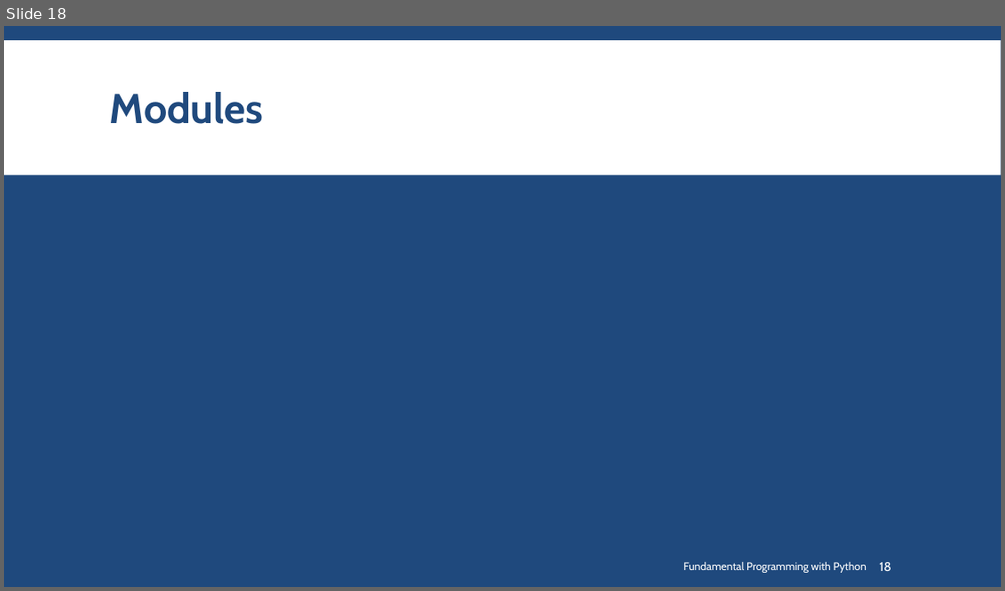
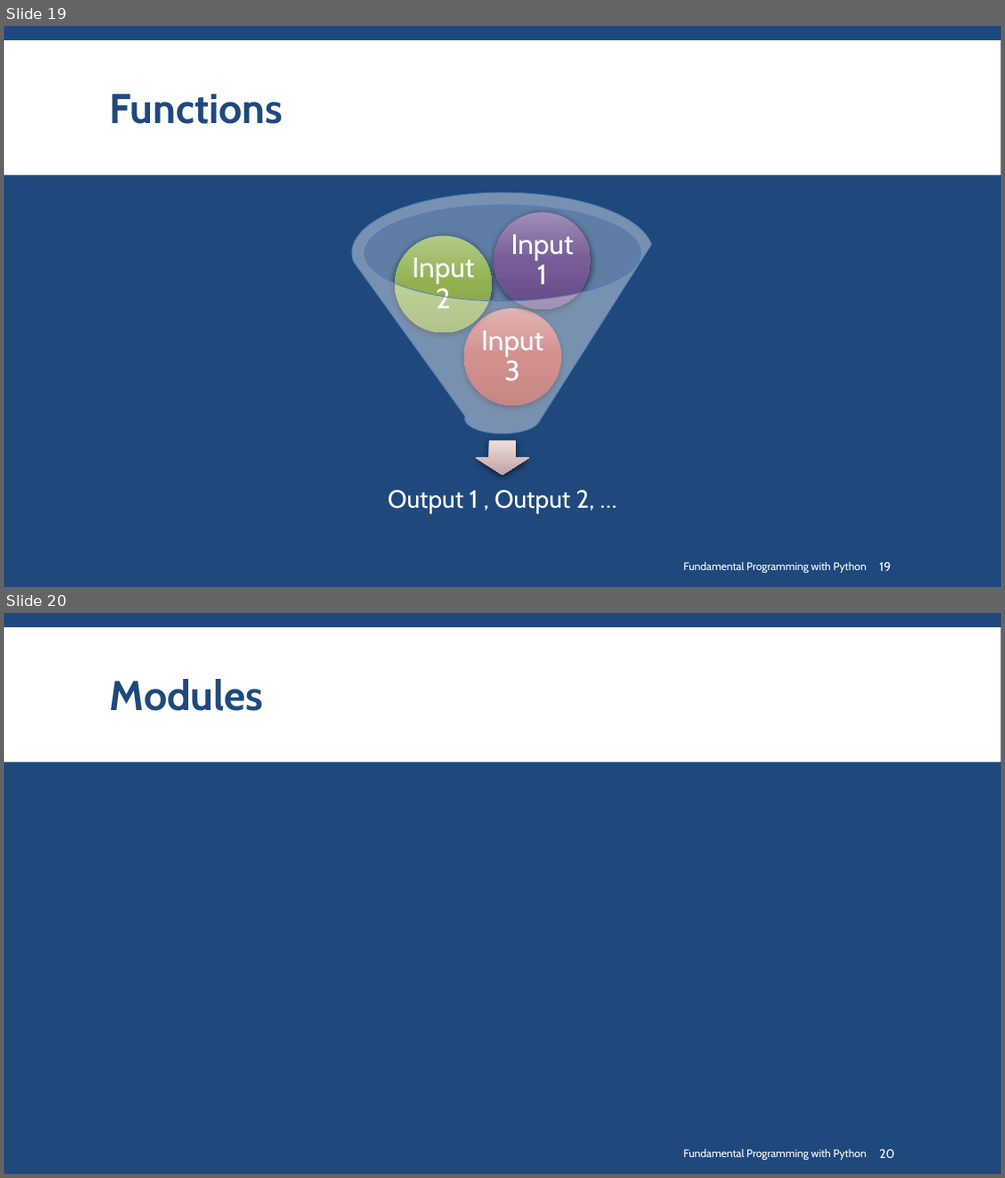
Before and after one commit to SharifPythonSpace/Course1401, a slide deck: Slide/07-What is Function.pptx. Shown one above the other, each under a label of ours: slide 18 before the commit, slides 19 and 20 after it. The pictures are 1005x591 and 1005x1178 pixels, drawn with LibreOffice and Linux fonts; fonts in the diff are those of the drawing; background and template pictures are left out. Boxes give left, top, right and bottom in pixels: in the first picture for what was removed or moved away, otherwise in the second. Text is boxed around its words. In the diff, an @@ line names an element or a change of style, - is before the commit and + after.

```diff
--- a/Slide/07-What is Function.pptx
+++ b/Slide/07-What is Function.pptx
@@ slide 19 added at box(4, 26, 1001, 587), background #1F497D; not listed: 1 template element that a slide beside it also shows @@
@@ title added at box(110, 94, 283, 124), 40 pt, text #1F497D, bold @@
+Functions
@@ group added at box(352, 192, 653, 514): 4 ellipses, 4 texts, 1 down arrow, 1 funnel @@
+Output 1 , Output 2, …
+Input 3
+Input 2
+Input 1
@@ text added at box(683, 562, 866, 572), 10.5 pt, text #FFFFFF @@
+Fundamental Programming with Python
@@ page number added at box(879, 562, 890, 571), 12 pt, text #FFFFFF @@
+19
@@ what was slide 18 is now slide 20 @@
@@ page number at box(879, 1149, 894, 1158): text changed @@
-18
+20
```
Also in this commit, not shown: 1 slide changed, 2 other slides added, 1 slide removed.
